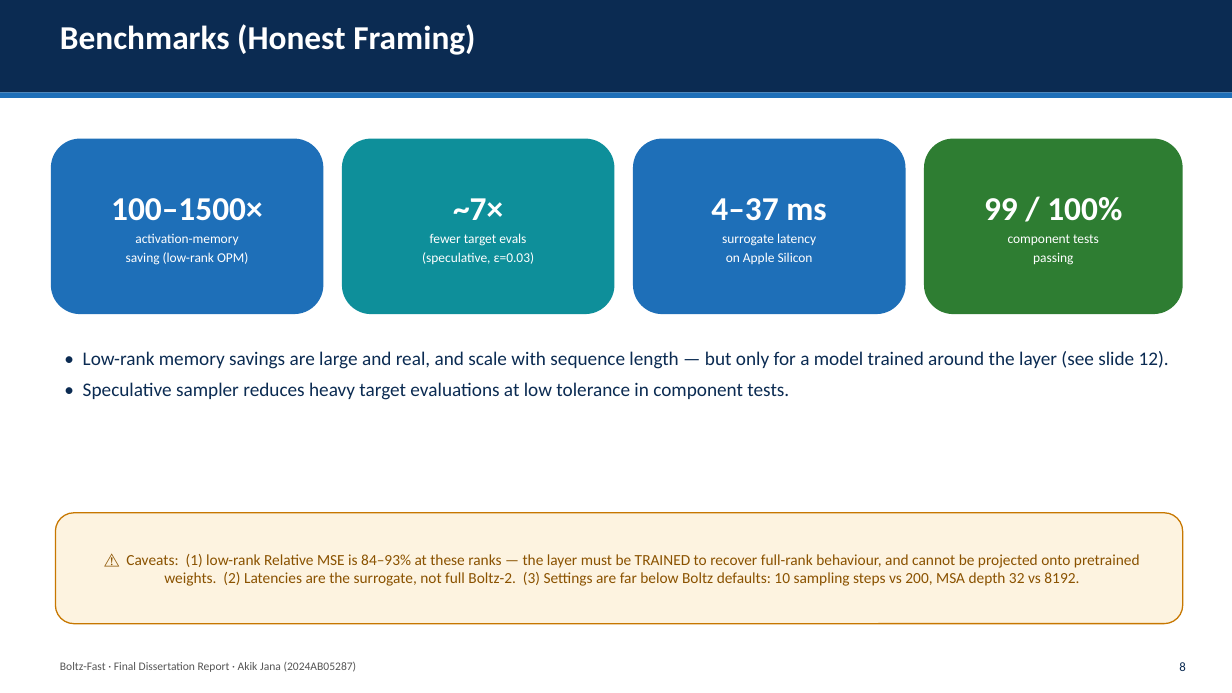
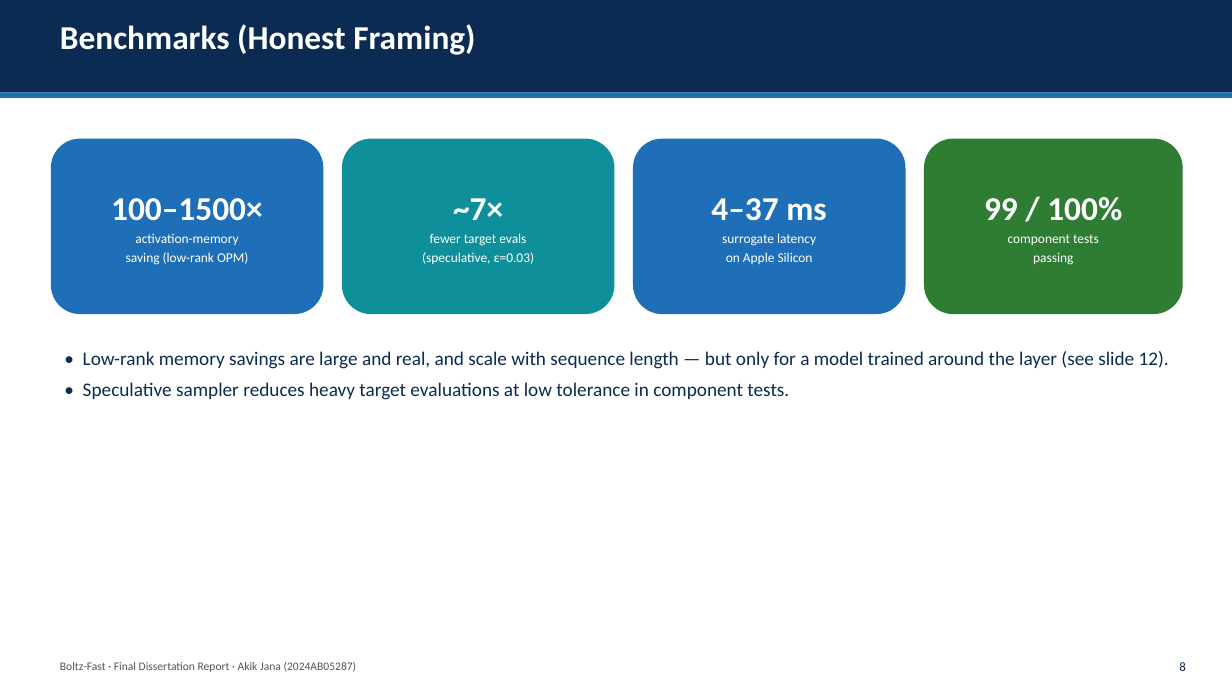
Before and after one commit to AkikJana/biomolecular-design-coreai, a slide deck: slide 8 of final_dissertation_presentation.pptx. Drawn at 1232x693 pixels with LibreOffice and Linux fonts; fonts in the diff are those of the drawing. Boxes give left, top, right and bottom in pixels: in the first picture for what was removed or moved away, otherwise in the second. Text is boxed around its words. In the diff, an @@ line names an element or a change of style, - is before the commit and + after.

```diff
--- a/final_dissertation_presentation.pptx
+++ b/final_dissertation_presentation.pptx
@@ rounded rectangle removed at [55, 513, 1183, 624] @@
-⚠ Caveats: (1) low-rank Relative MSE is 84–93% at these ranks — the layer must be TRAINED to recover full-rank behaviour, and cannot be projected onto pretrained weights. (2) Latencies are the surrogate, not full Boltz-2. (3) Settings are far below Boltz defaults: 10 sampling steps vs 200, MSA depth 32 vs 8192.
```
Also in this commit, not shown: 15 other slides changed.
